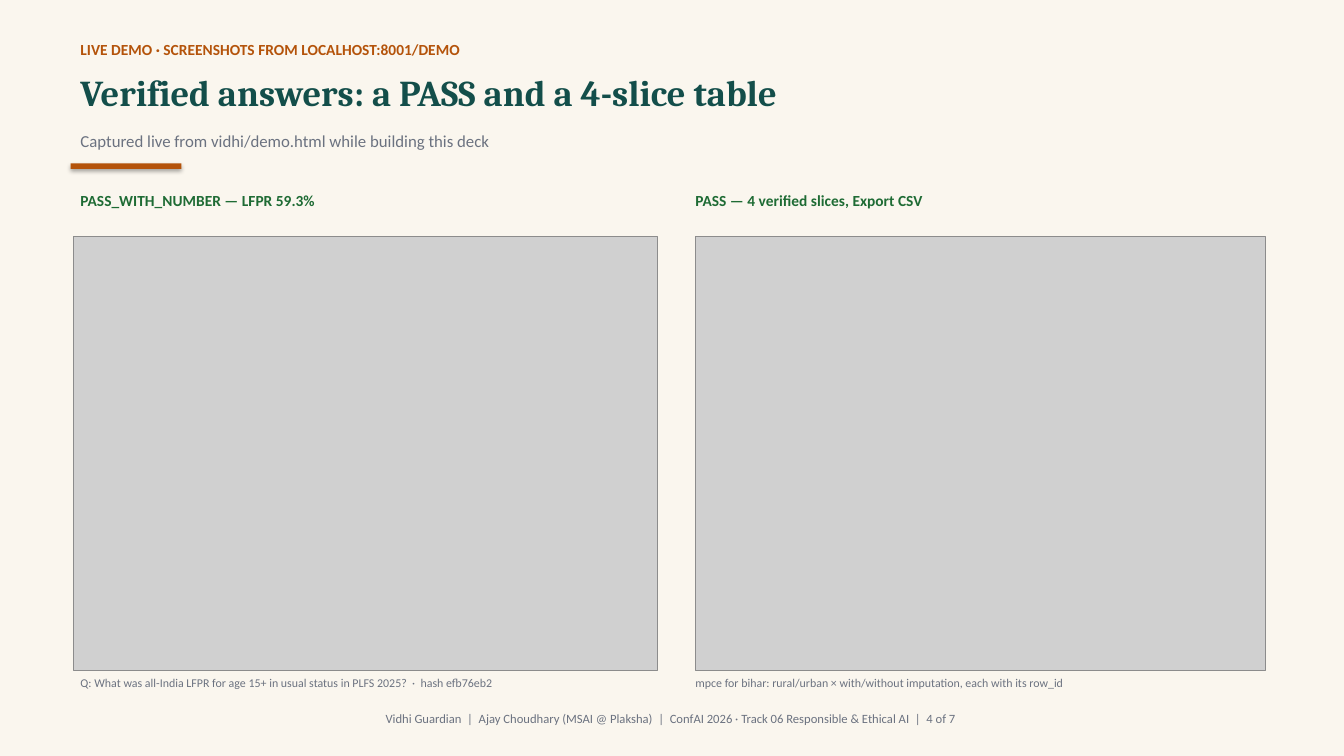
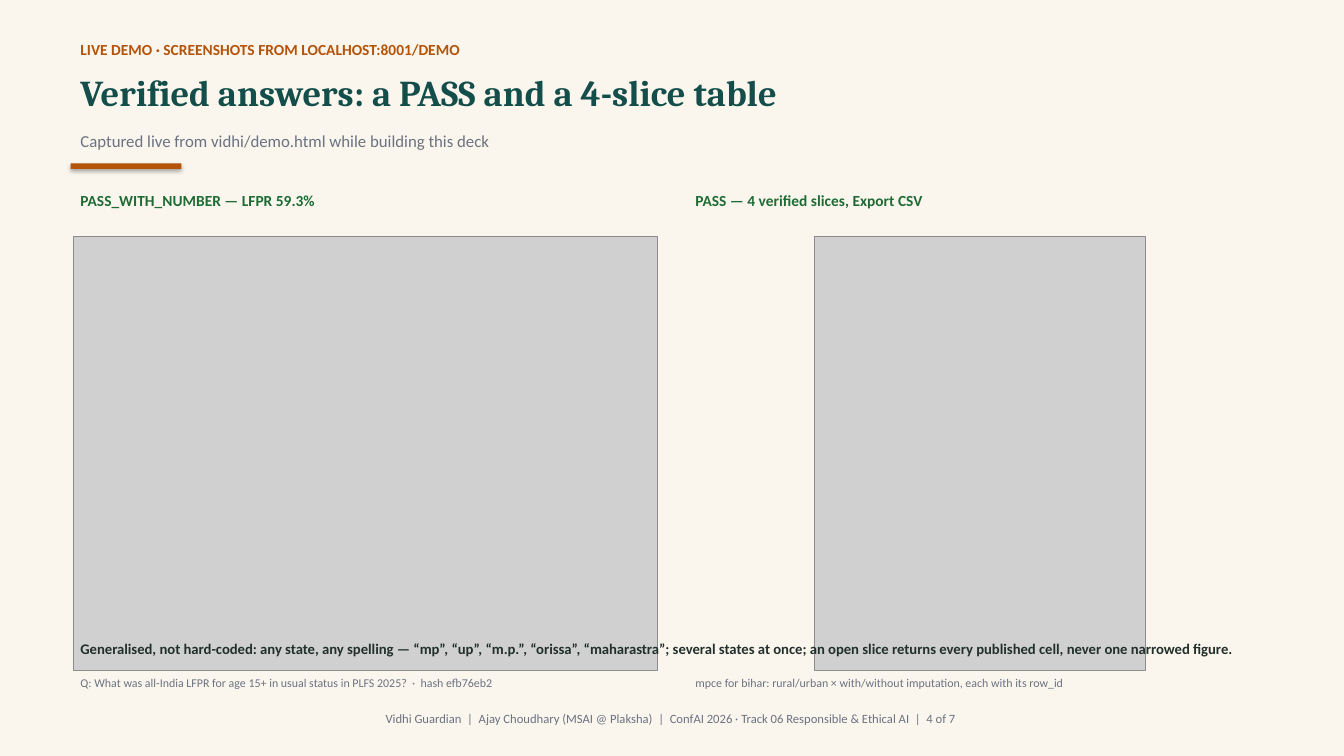
Before and after one commit to ajayc-iima/msai, a slide deck: slide 4 of aip-lab/vidhi/ConfAI_Vidhi_Firewall_7Slides_v3.pptx. Drawn at 1344x756 pixels with LibreOffice and Linux fonts; fonts in the diff are those of the drawing; grey boxes stand for pictures. Boxes give left, top, right and bottom in pixels: in the first picture for what was removed or moved away, otherwise in the second. Text is boxed around its words. In the diff, an @@ line names an element or a change of style, - is before the commit and + after.

Commit message:
Generalise state questions: any state, any spelling, complete slices
Problem: "can you help me with mpce in madhya pradesh, mp, up, maharastra"
returned WARN_NO_DATA. Two causes: the claim translator only knew the
store's exact state spellings (no "mp"/"up"/"m.p."/"orissa"/typos), and a
question that left rural/urban and the imputation basis open matched no
single row, so the firewall abstained.

Fix (general, not hard-coded):
- new vidhi/states.py: one shared state vocabulary (canonical store name
  -> accepted spellings). Full names, old spellings, dotted forms, short
  codes (codes need a geographic slot or a list slot, so "going up" and
  "goal" are not states), one typo tolerated for names >= 8 chars
  ("maharastra"). claims.py, the consistency checker and the tests all
  read it; a state added to the store without an alias fails the suite.
- new Claim.states: a question may name several states; `state` stays
  empty for multi-state questions so no single state can answer for all.
- new store.complete_slice(): an unspecified dimension is never answered
  by one narrowed row -- if the store publishes the slice completely
  (rural AND urban; both imputation legs), every cell is returned with
  its own row id; an incomplete slice still abstains.
- rules.Firewall._complete / _complete_states: a single-state question
  returns that state's complete slice; a multi-state question returns
  every named state's slice (comparative claims excluded, so "compare MP
  and UP" is never answered with MP alone).
- answer.py: the "All verified slices" table now carries a State column
  and lists every cell of the slice; a state-less question says how many
  states/UTs are curated.
- demo.html: state-aware slice table (State | Sector | Figure | Basis |
  Source row) + a chip for the multi-state question; run_confai_demo.py
  gains scenario G; poster/deck/paper/readiness/abstract/reproducibility
  updated (new "Generalised, not hard-coded" poster card).

Result: "mpce in madhya pradesh" -> 4 cells (rural/urban x with/without
imputation) with 4 row ids; "mpce in madhya pradesh, mp, up, maharastra"
-> 12 cells across 3 states; "mpce in up"/"mpce in m.p."/"mpce in
orissa" resolve. 116 tests pass, 100/100 goldens, 1708/1708 rows
reachable, hallucination 0.000.

```diff
--- a/aip-lab/vidhi/ConfAI_Vidhi_Firewall_7Slides_v3.pptx
+++ b/aip-lab/vidhi/ConfAI_Vidhi_Firewall_7Slides_v3.pptx
@@ picture: place and size @@
-picture at box(696, 237, 1266, 670)
+picture at box(815, 237, 1145, 670)
@@ text added at box(80, 642, 1232, 659), 10.5 pt, text #22302B, bold @@
+Generalised, not hard-coded: any state, any spelling — “mp”, “up”, “m.p.”, “orissa”, “maharastra”; several states at once; an open slice returns every published cell, never one narrowed figure.
```
Also in this commit, not shown: 22 other files.
